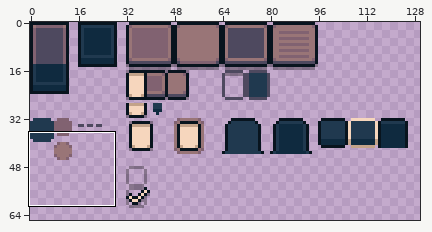
Pixel-art file, stored at src/sprites/mellow_theme.aseprite. The picture above shows the old version from afar; the outline marks the close-up.
Close-up. Before the commit:
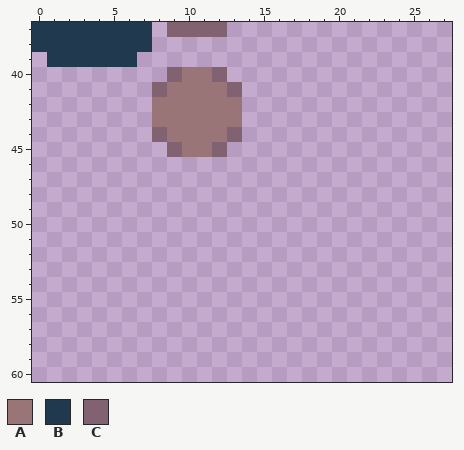
256x256 pixels, 1 frame. Shown: x 0..27, y 37..60. The wide view leaves out empty margins.
Palette (. is transparent): A #997577  B #20394f  C #816271
Pixels before, first column x 0:
37 BBBBBBBB.CCCC.
38 BBBBBBBB......
39 .BBBBBB.......
40 .........CAAC.
41 ........CAAAAC
42 ........AAAAAA
43 ........AAAAAA
44 ........CAAAAC
45 .........CAAC.
The same view after the edit:
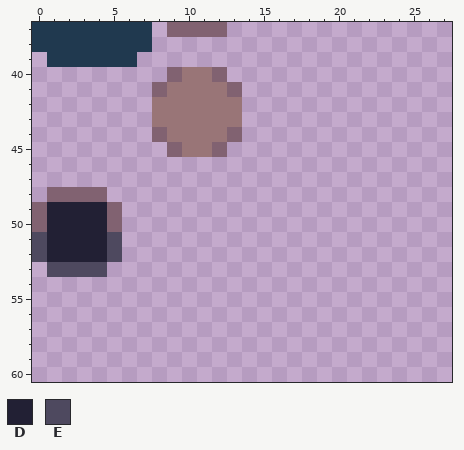
Colours new in this view: D #222034  E #4e495f
Edits made:
Changed rows in their new state; - is an unchanged pixel.
first column x 0:
48 -CCCC-
49 CDDDDC
50 CDDDDC
51 EDDDDE
52 EDDDDE
53 -EEEE-
Pixel boxes of the changes (left, top, right, bottom) in both close-ups:
added: (32, 187, 122, 277)
